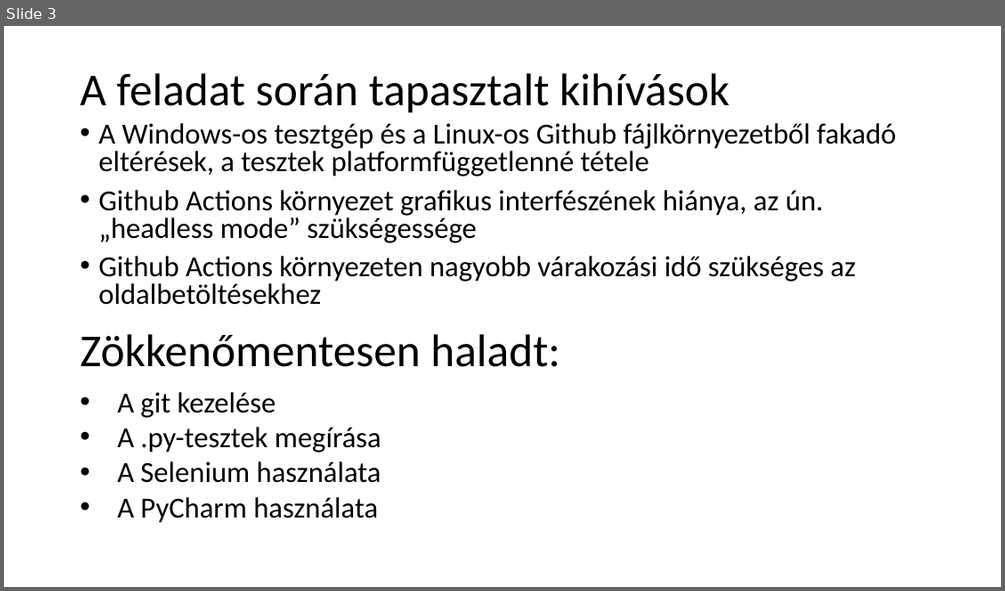
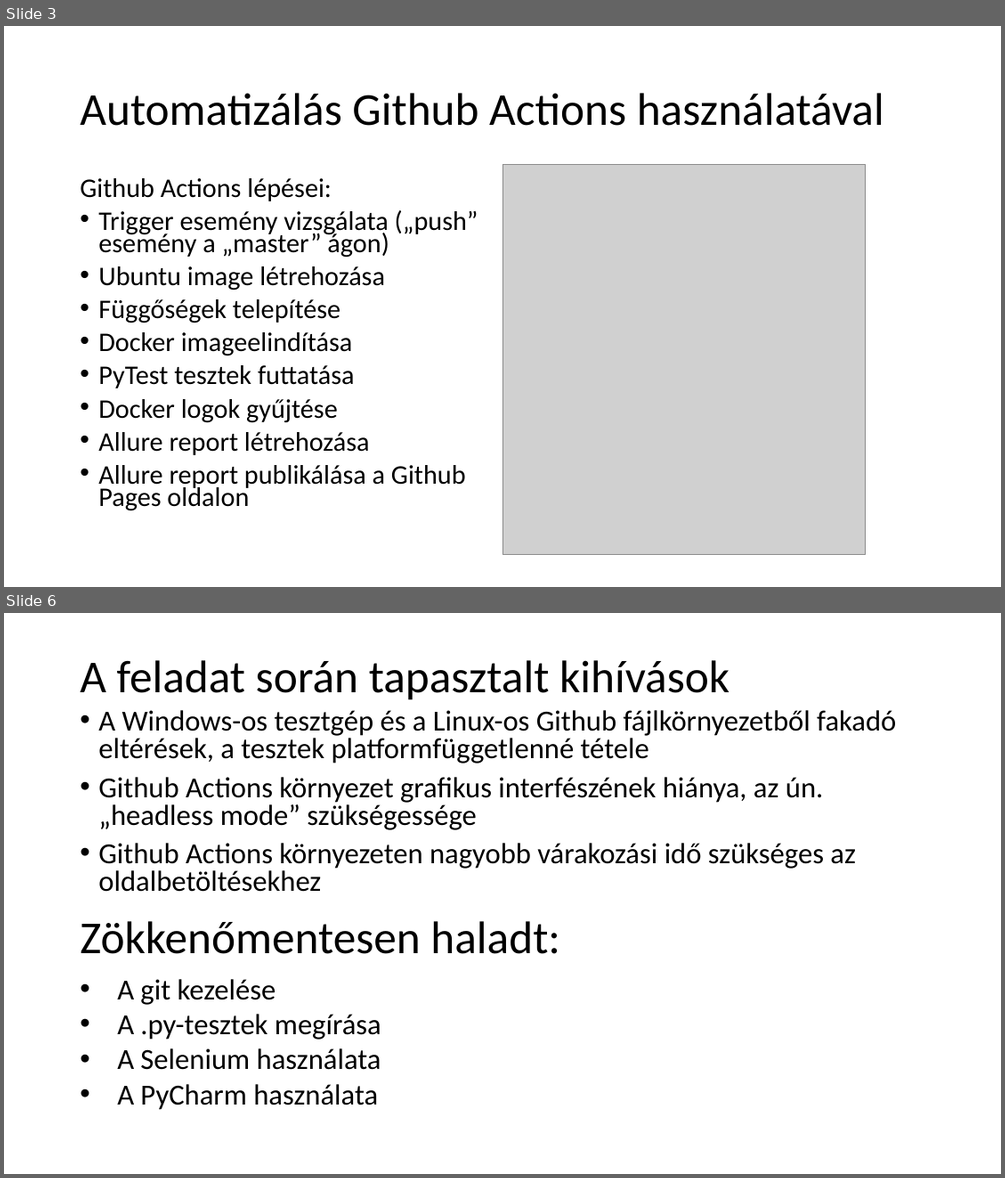
Before and after one commit to BalazsSzoboszlay/conduit, a slide deck: A conduit rendszer tesztelése.pptx. Shown one above the other, each under a label of ours: slide 3 before the commit, slides 3 and 6 after it; the slides between them are not shown. The pictures are 1005x591 and 1005x1178 pixels, drawn with LibreOffice and Linux fonts; fonts in the diff are those of the drawing; grey boxes stand for pictures. Boxes give left, top, right and bottom in pixels: in the first picture for what was removed or moved away, otherwise in the second. Text is boxed around its words. In the diff, an @@ line names an element or a change of style, - is before the commit and + after.

```diff
--- a/A conduit rendszer tesztelése.pptx
+++ b/A conduit rendszer tesztelése.pptx
@@ slide 3 added at (x1=4, y1=26, x2=1001, y2=587), background #FFFFFF @@
@@ title added at (x1=80, y1=93, x2=884, y2=126), 44 pt, text #000000 @@
+Automatizálás Github Actions használatával
@@ text added at (x1=80, y1=178, x2=478, y2=511), 25.9 pt, text #000000 @@
+Github Actions lépései:
+• Trigger esemény vizsgálata („push” esemény a „master” ágon)
+• Ubuntu image létrehozása
+• Függőségek telepítése
+• Docker imageelindítása
+• PyTest tesztek futtatása
+• Docker logok gyűjtése
+• Allure report létrehozása
+• Allure report publikálása a Github Pages oldalon
@@ picture added at (x1=502, y1=164, x2=866, y2=555) @@
@@ what was slide 3 is now slide 6 @@
```
Also in this commit, not shown: 4 other slides added, 2 slides removed.
